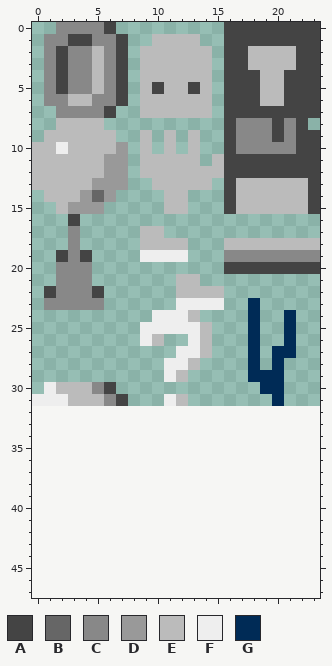
Pixel-art sprite, stored at assets/img/objects.png. The first picture shows the starting point.
The file is 24x32 pixels. The old version is drawn lined up with the new one, on the new canvas.
Palette (. is transparent): A #444444  B #666666  C #888888  D #999999  E #bbbbbb  F #eeeeee  G #002b56
Pixels before, first column x 0:
 0 ..CCCCA.........AAAAAAAA
 1 .CCAACCA..EEEE..AAAAAAAA
 2 .CACCECA.EEEEEE.AAEEEEAA
 3 .CACCECA.EEEEEE.AAEEEEAA
 4 .CACCECA.EEEEEE.AAAEEAAA
 5 .CACCECA.EAEEAE.AAAEEAAA
 6 .CCEECCA.EEEEEE.AAAEEAAA
 7 ..CCCCA..EEEEEE.AAAAAAAA
 8 ..EEEE..........ACCCACA.
 9 .EEEEEE..E.E.E..ACCCACAA
10 EEFEEEED.E.E.E..ACCCCCAA
11 EEEEEEDD.EEEEE.EAAAAAAAA
12 EEEEEEDD.EEEEEEEAAAAAAAA
13 EEEEEDDD..EEEEE.AEEEEEEA
14 .EEEDBD....EE...AEEEEEEA
15 ..EDDD.....EE...AEEEEEEA
16 ...A....................
17 ...C.....EE.............
18 ...C.....EEEE...EEEEEEEE
19 ..ACA....FFFF...CCCCCCCC
20 ..CCC...........AAAAAAAA
21 ..CCC.......EE..........
22 .ACCCA......EEEE........
23 .CCCCC......FFFF..G.....
24 ..........FFFE....G..G..
25 .........FFFFFE...G..G..
26 .........FE..FE...G..G..
27 ............FFE...G.GG..
28 ...........FFE....G.G...
29 ...........FE.....GGG...
30 .FEEECA............GG...
31 FFFEEECA...FE.......G...
The result:
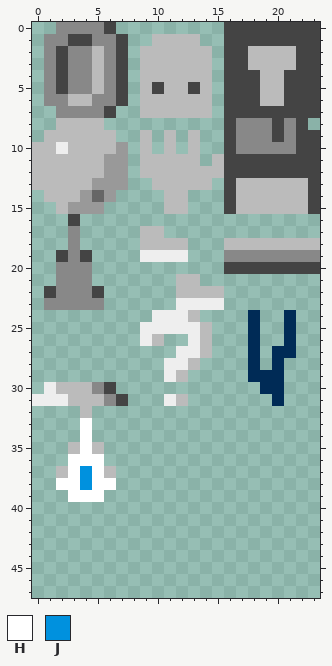
Colours new in this view: H #ffffff  J #0091de
The edit:
canvas 24x32 -> 24x48
Changed rows in their new state; - is an unchanged pixel.
first column x 18:
23 .
first column x 2:
32 --E--
33 --H--
34 --H--
35 -EHE-
36 -HHH-
37 EHJHE
38 HHJHH
39 -HHH-
Boxes around the changes in both pictures, in picture pixels (x1, y1, x2, y2):
erased: (248, 298, 260, 310)
added: (56, 406, 116, 502)
